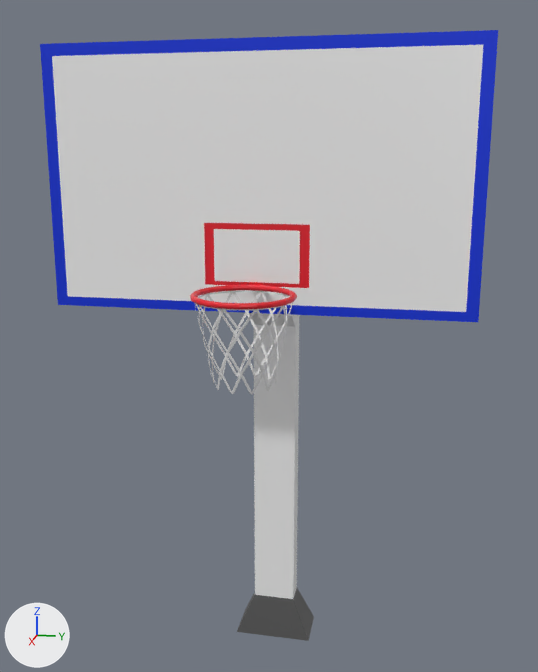
The Blender file Assets/ring tanam.blend as it was, and as the next commit left it.
Rendered twice from a 50 mm camera at (8.13, 1.76, 0.3) aimed at (-0.26, 0.08, -1.8). Arrows for +X, +Y and +Z are at lower left; the lights stay in place.

The older version as bpy lines, for what is in view:
```python
me_cube = bpy.data.meshes.new('Cube')
me_cube.from_pydata(...)  # 48 vertices, 46 faces; spans x -1.44..0.07, y -1.0..1.0, z -4.31..1.0
# faces by material slot: [16, 22, 4, 4]
me_cube.materials.append(mat_material_001)  # blue #133ae7
me_cube.materials.append(mat_material_003)  # white #ffffff
me_cube.materials.append(mat_material)  # red #e71e2d
me_cube.materials.append(mat_material_005)  # grey #7c7c7c
me_torus_003 = bpy.data.meshes.new('Torus.003')
me_torus_003.from_pydata(...)  # 246 vertices, 246 faces; spans x -1.23..1.06, y -1.06..1.06, z -0.06..0.06
me_torus_003.materials.append(mat_material)  # red #e71e2d
me_torus_004 = bpy.data.meshes.new('Torus.004')
me_torus_004.from_pydata(...)  # 230 vertices, 170 faces; spans x -1.0..1.0, y -0.95..0.95, z -1.84..-0.06
me_torus_004.materials.append(mat_material_002)  # white #e7e7e7
ob_cube = bpy.data.objects.new('Cube', me_cube)
ob_cube.location = (0.0, 0.0, 0.0)
ob_cube.scale = (1.0, 2.42, 1.46)
ob_torus = bpy.data.objects.new('Torus', me_torus_003)
ob_torus.location = (0.7, 0.0, -1.15)
ob_torus.rotation_euler = (0.0, 0.0, -0.16)  # degrees (0, 0, -9.2)
ob_torus.scale = (0.523, 0.523, 0.523)
ob_torus_001 = bpy.data.objects.new('Torus.001', me_torus_004)
ob_torus_001.location = (0.7, 0.0, -1.15)
ob_torus_001.rotation_euler = (0.0, 0.0, -0.16)  # degrees (0, 0, -9.2)
ob_torus_001.scale = (0.523, 0.523, 0.523)
```
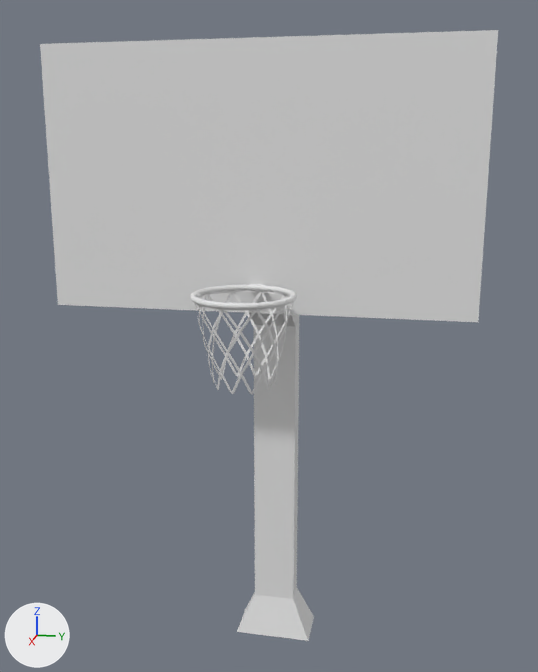
Commit message: Tambah jaring di ring tembok

Where the change shows, as pixel boxes [x1, y1, x2, y2] in the pictures (538 x 672 px):
```json
{"object": "Torus", "change": "recoloured", "before": [190, 284, 297, 310], "after": [190, 284, 297, 310], "on screen": "red to white"}
{"part": 1, "of": "me_cube", "change": "recoloured", "before": [40, 30, 498, 322], "after": [40, 30, 498, 322], "on screen": "blue to grey"}
{"part": 2, "of": "me_cube", "change": "recoloured", "before": [52, 45, 483, 599], "after": [52, 45, 483, 599]}
{"part": 3, "of": "me_cube", "change": "recoloured", "before": [204, 223, 310, 288], "after": [204, 223, 310, 288], "on screen": "red to grey"}
{"part": 4, "of": "me_cube", "change": "recoloured", "before": [237, 588, 314, 641], "after": [237, 588, 314, 641]}
```

Edits to the scene script, one JSON object a line:
```json
{"block": "me_cube", "where": "me_cube.from_pydata(...)  # 48 vertices, 46 faces; spans x -1.44..0.07, y -1.0..1.0, z -4.31..1.0"}
{"block": "me_cube", "where": "# used by ob_cube; location = (0.0, 0.0, 0.0); scale = (1.0, 2.42, 1.46)"}
{"block": "me_cube", "change": "me_cube part 1: all 16 faces that had it switch from mat_material_001 (blue #133ae7) to no material"}
{"block": "me_cube", "change": "me_cube part 2: all 22 faces that had it switch from mat_material_003 (white #ffffff) to no material"}
{"block": "me_cube", "change": "me_cube part 3: all 4 faces that had it switch from mat_material (red #e71e2d) to no material"}
{"block": "me_cube", "change": "me_cube part 4: all 4 faces that had it switch from mat_material_005 (grey #7c7c7c) to no material"}
{"block": "me_torus_003", "where": "me_torus_003.from_pydata(...)  # 246 vertices, 246 faces; spans x -1.23..1.06, y -1.06..1.06, z -0.06..0.06"}
{"op": "remove", "block": "me_torus_003", "code": "me_torus_003.materials.append(mat_material)  # red #e71e2d"}
```
